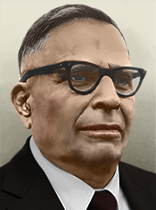
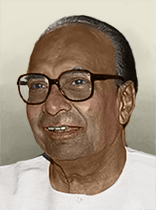
Layer changes from the first 156 x 210 image to the second:
moved "Слой 3" above "Слой 8", painted on it over (x1=0, y1=3, x2=156, y2=210)
"Слой 8": opacity 100% → 20%, blend color → normal, moved it above "Заливка цветом 6", painted on it over (x1=18, y1=70, x2=126, y2=104)
added layer "Заливка цветом 6" (soft light) above "Слой 7" over (x1=13, y1=68, x2=127, y2=106)
added layer "Слой 7" (20%) above "Заливка цветом 5" over (x1=44, y1=82, x2=73, y2=88)
renamed "Слой 10" to "Заливка цветом 5", opacity 20% → 100%, blend normal → color, painted on it, masked it over (x1=33, y1=61, x2=142, y2=96)
removed layer "Заливка цветом 4" (was soft light) over (x1=86, y1=190, x2=118, y2=210)
renamed "Слой 9" to "Заливка цветом 4", opacity 20% → 100%, painted on it, masked it over (x1=46, y1=77, x2=117, y2=133)
renamed "Слой 7" to "Слой 6", opacity 30% → 20%, painted on it over (x1=41, y1=120, x2=123, y2=141)
renamed "Слой 6" to "Слой 5", painted on it over (x1=26, y1=101, x2=136, y2=172)
renamed "Слой 5" to "Слой 4", painted on it over (x1=16, y1=74, x2=144, y2=148)
painted on "Заливка цветом 3" over (x1=0, y1=124, x2=156, y2=210)
painted on "Заливка цветом 2" over (x1=0, y1=3, x2=156, y2=108)
painted on "Заливка цветом 1" over (x1=0, y1=9, x2=151, y2=196)
renamed "Слой 4" to "Слой 2", moved it above "Слой 1", painted on it over (x1=0, y1=3, x2=156, y2=210)
